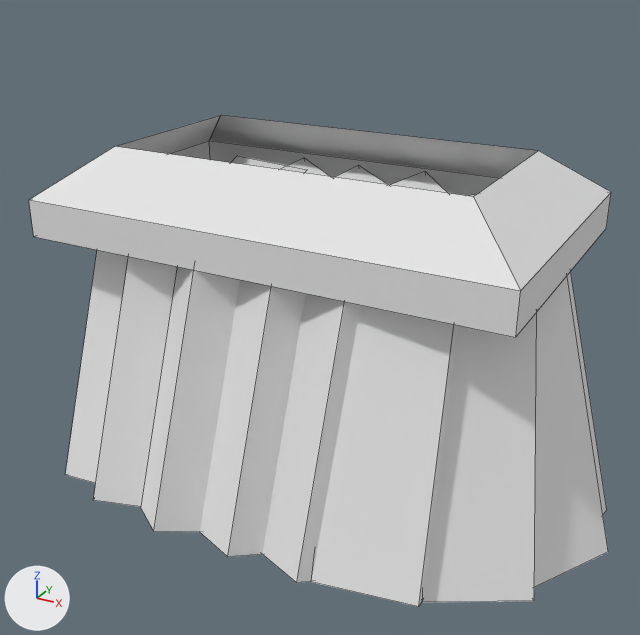
Before and after pictures for a commit that changed the OBJ model src/main/resources/assets/alfheim/model/Miku1.obj.
Both versions are drawn from a camera (50 mm lens) standing at (0.54, -0.993, 1.142) and looking at (0.005, -0.021, 0.656). Every picture has the same lights, and +X, +Y and +Z are marked at lower left. Mesh edges are drawn as thin lines. Where no turn or scale is listed for an object, it has been applied to the vertices. Vertices at the same position are counted once.

The first picture shows 'model'.
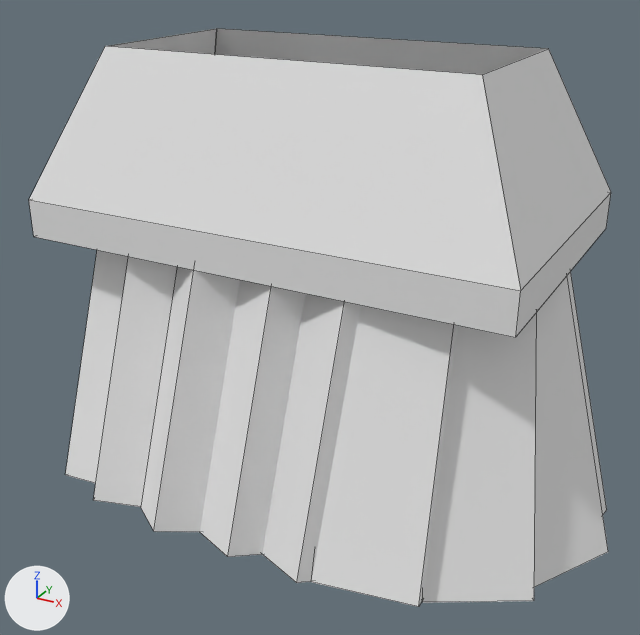
Where the change shows, as pixel boxes [x1, y1, x2, y2] in the pictures (640 x 635 px; the box of a moved part takes in the faces that stretch with it):
'model', reshaped (18% taller): before [29, 115, 611, 607]; after [29, 28, 611, 607]
part 1 of me_model, moved or reshaped: before [29, 115, 611, 291]; after [29, 28, 611, 291]

Diff of the bpy script that builds the scene:
```diff
--- a/src/main/resources/assets/alfheim/model/Miku1.obj.py
+++ b/src/main/resources/assets/alfheim/model/Miku1.obj.py
@@ me_model @@
 me_model.from_pydata(...)  # 182 vertices, 132 faces; spans x -0.425..0.425, y -0.312..0.312, z 0.397..0.883
 # used by ob_model
 # before: 13 (-0.244, -0.12, 0.883) at pixel (114, 146), 14 (-0.244, 0.12, 0.883) at pixel (220, 115), 16 (0.244, -0.12, 0.883) at pixel (473, 196), 19 (0.244, 0.12, 0.883) at pixel (538, 150), 20 (-0.244, -0.12, 0.883) at pixel (114, 146)
 # before: 21 (-0.244, 0.12, 0.883) at pixel (220, 115)
+# me_model part 1
+for i in [13, 14, 16, 19, 20, 21]: me_model.vertices[i].co += Vector((0.0, 0.0, 0.125))
 me_model.materials.append(mat_mat)
```
